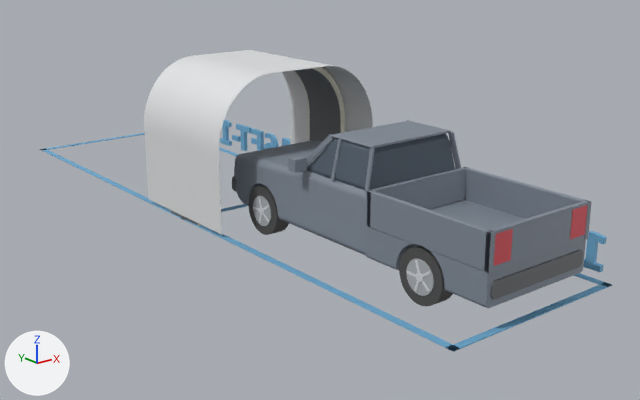
What one commit did to the glTF model public/colibri-cover-truck.glb.
Both versions are drawn from a 50 mm lens placed at (-9.0, -6.6, 4.98), pointed at (0.64, 5.45, 0.15). The lights are fixed; the arrows at lower left show +X, +Y and +Z. The picture after the commit comes second. Where no turn or scale is listed for an object, it has been applied to the vertices.

In view in the first picture: 'arch_shell', 'lane_left', 'sun_cover', 'vehicle_bed_front', 'vehicle_bed_wall_l', 'vehicle_bed_wall_r', 'vehicle_body', 'vehicle_bumper_rear', 'vehicle_glass', 'vehicle_roof', 'vehicle_tailgate', 'vehicle_tire_rear_l' and 20 more.
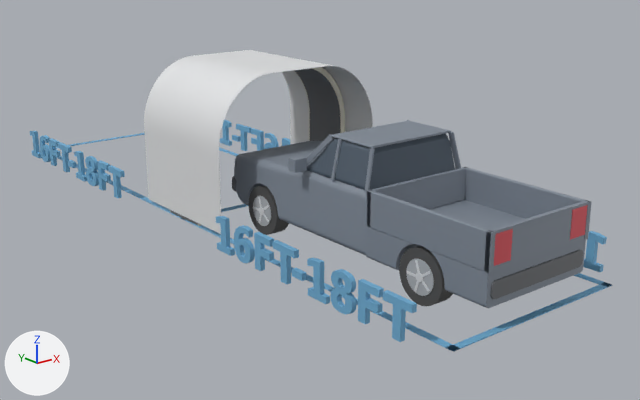
The newer file is also turned or shifted as a whole; pictures and numbers use the older file's frame.

Diff of the bpy script that builds the scene:
```diff
--- a/public/colibri-cover-truck.glb.py
+++ b/public/colibri-cover-truck.glb.py
@@ me_label_far_end_other_side @@
+me_label_far_end_other_side.from_pydata(...)  # 350 vertices, 676 faces; spans x -1.99..-1.91, y 1.64..6.04, z 0.0..0.59
+me_label_far_end_other_side.materials.append(mat_material_12)  # blue #76b4db
@@ me_label_near_end_other_side @@
+me_label_near_end_other_side.from_pydata(...)  # 350 vertices, 676 faces; spans x -1.99..-1.91, y -6.04..-1.64, z 0.0..0.59
+me_label_near_end_other_side.materials.append(mat_material_12)  # blue #76b4db
@@ ob_label_far_end_other_side @@
+ob_label_far_end_other_side = bpy.data.objects.new('label_far_end_other_side', me_label_far_end_other_side)
+ob_label_far_end_other_side.location = (0.0, 6.43, 0.0)
@@ ob_label_near_end_other_side @@
+ob_label_near_end_other_side = bpy.data.objects.new('label_near_end_other_side', me_label_near_end_other_side)
+ob_label_near_end_other_side.location = (0.0, 6.43, 0.0)
```

Location of each change, [x1, y1, x2, y2] in pixels of the pictures (640 x 400 px):
'label_near_end_other_side', added (blue): after [216, 216, 417, 342]
'label_far_end_other_side', added (blue): after [30, 131, 125, 198]
